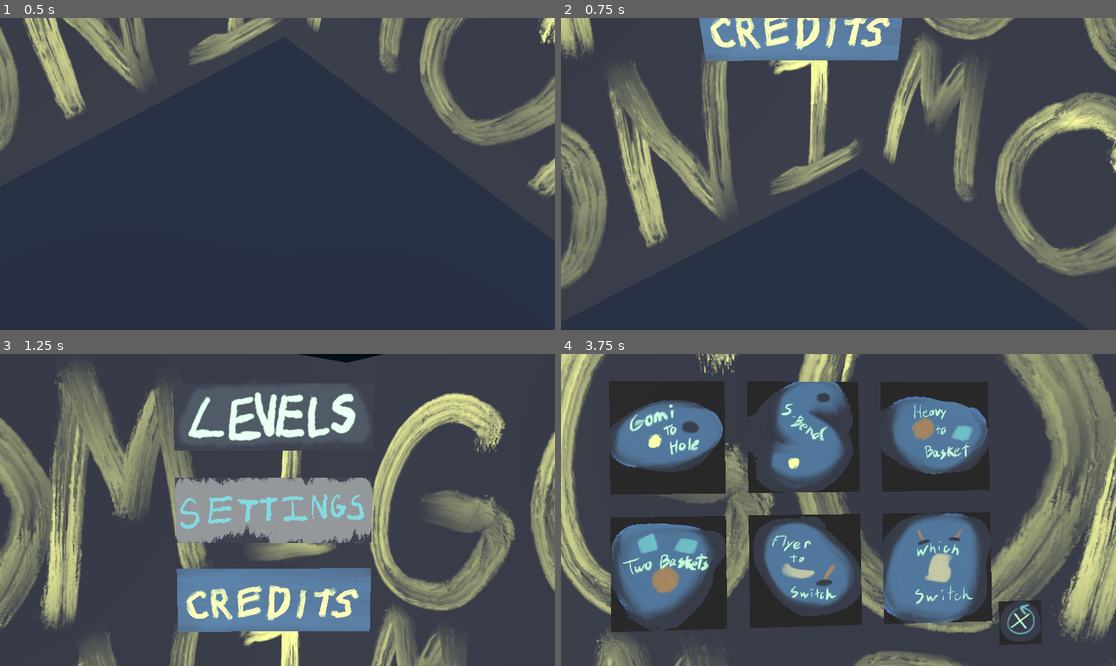
Above: before the commit, frames 1-4 (two rows, left to right).
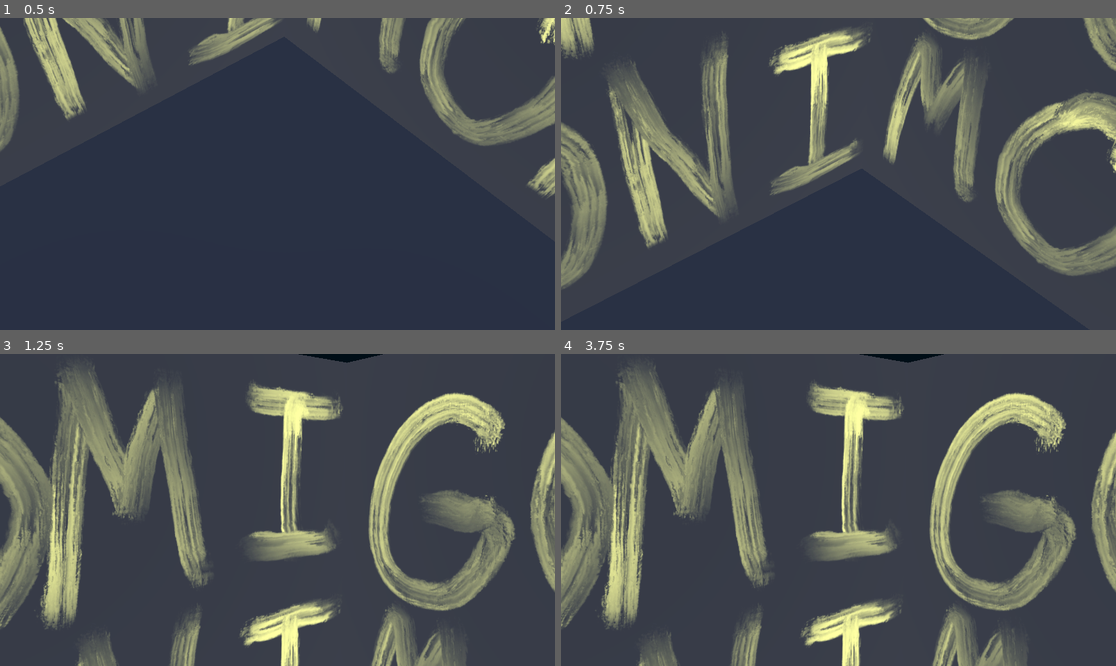
Above: after the commit, the same moments.

Repository: Wake1st/GomiMoni
Game: Godot game, scene res://base/main.tscn
Two runs of this game, one before a commit and one after it. Both use one fixed random seed, a clock stepped at 60 frames per second and the inputs below.
Inputs (mouse positions are in pixels of both pictures, inside the frame that each line leads up to):
- Up to frame 1 (0.5 s): no input
- Up to frame 2 (0.75 s): tap Enter (ui_accept) at 0.5 s; move the mouse to (960, 158) at 0.52 s; hold Right (ui_right) from 0.53 s (still down); hold Enter (ui_accept) from 0.53 s (still down); click (960, 158) at 0.67 s
- Up to frame 3 (1.25 s): keep holding Right (ui_right); keep holding Enter (ui_accept)
- Up to frame 4 (3.75 s): move the mouse to (727, 525) at 1.27 s; release Right (ui_right) at 1.28 s; release Enter (ui_accept) at 1.28 s; hold Down (ui_down) 1.28-2.03 s; tap X (swap_character_next) at 1.35 s; click (727, 525) at 1.42 s; tap Enter (ui_accept) at 1.52, 1.55, 1.82, 2, 3.02, 3.05, 3.32 s; move the mouse to (894, 441) at 2.02 s; hold Right (ui_right) 2.03-2.78 s; hold Enter (ui_accept) 2.03-2.78 s; tap Z (swap_character_prev) at 2.1 s; click (894, 441) at 2.17 s; move the mouse to (810, 572) at 2.77 s; hold Up (ui_up) 2.78-3.53 s; tap R at 2.85 s; click (810, 572) at 2.92 s; move the mouse to (1005, 556) at 3.52 s; hold Left (ui_left) from 3.53 s (still down); hold 1 from 3.53 s (still down); click (1005, 556) at 3.67 s

Frame 1 is identical in both runs. In frame 2, 4.9% of the frame differs, in the area x 24-62%, y 0-14%; in frame 3, 20%; in frame 4, 67%, in the area x 0-100%, y 0-100%.
Error before the commit: Parse Error: Preload file "res://ui/components/slider_3d.gdshader" does not exist. (res://ui/components/slider_3d/slider_3d.gd:13)
Error after the commit: Invalid access to property or key 'mouse_entered' on a base object of type 'null instance'. (res://ui/components/button_3d/button_3d.gd:48)

Commit message:
implemented button3d and added testing

Diff:
--- /dev/null
+++ b/testing/ui/test_button_3d.tscn
@@ -0,0 +1,32 @@
+[gd_scene load_steps=5 format=3 uid="uid://xho4is50ay4u"]
+
+[ext_resource type="PackedScene" uid="uid://dvujojtkpsavj" path="res://ui/components/button_3d/button_3d.tscn" id="1_d4ion"]
+[ext_resource type="Texture2D" uid="uid://bwuujdai1wi4m" path="res://assets/images/icon.svg" id="2_bddlx"]
+
+[sub_resource type="QuadMesh" id="QuadMesh_bddlx"]
+size = Vector2(2, 1)
+
+[sub_resource type="Environment" id="Environment_bddlx"]
+ambient_light_source = 2
+ambient_light_color = Color(0.243137, 0.556863, 0.572549, 1)
+ambient_light_energy = 1.32
+
+[node name="TestButton3D" type="Node3D"]
+
+[node name="Button3D" parent="." instance=ExtResource("1_d4ion")]
+mesh = SubResource("QuadMesh_bddlx")
+image = ExtResource("2_bddlx")
+onFocusDepthChange = 0.1
+gainedFocusAnimationDuration = 0.1
+lostFocusAnimationDuration = 0.12
+onSelectDepthChange = -0.15
+onSelectDownAnimationDuration = 0.04
+onSelectUpAnimationDuration = 0.06
+
+[node name="WorldEnvironment" type="WorldEnvironment" parent="."]
+environment = SubResource("Environment_bddlx")
+
+[node name="Camera3D" type="Camera3D" parent="."]
+transform = Transform3D(1, 0, 0, 0, 1, 0, 0, 0, 1, 0, 0, 2.56565)
+fov = 40.0
+size = 2.25709
--- a/ui/components/button_3d/button_3d.gd
+++ b/ui/components/button_3d/button_3d.gd
@@ -1,9 +1,14 @@
 class_name Button3D
-extends StaticBody3D
+extends MeshInstance3D
 
 
+enum ANIMATION {
+	FOCUS_GAIN,
+	FOCUS_LOST,
+	SELECT
+}
+
 @export_category("Appearance")
-@export var mesh: MeshInstance3D
 @export var image: Texture2D
 
 @export_category("Animations")
@@ -19,10 +24,9 @@
 @export_category("Button")
 @export var enabled: bool = true
 
-@onready var mesh_instance_3d = $MeshInstance3D
-
 var hasFocus: bool = false
 var isEnabled: bool = true
+var isSelecting: bool = false
 
 var basePosition: Vector3
 var focusPosition: Vector3
@@ -31,13 +35,18 @@
 
 
 func _ready() -> void:
-	# pass the mesh through
-	mesh_instance_3d.mesh = mesh
+	# create collision shape
+	create_trimesh_collision()
 
 	# set the level image
 	var material: StandardMaterial3D = StandardMaterial3D.new()
 	material.albedo_texture = image
-	mesh.set_surface_override_material(0, material)
+	set_surface_override_material(0, material)
+
+	# connect the collisions
+	var staticBody: StaticBody3D = get_child(0)
+	staticBody.mouse_entered.connect(_on_mouse_entered)
+	staticBody.mouse_exited.connect(_on_mouse_exited)
 
 	# set animation values
 	basePosition = position
@@ -54,35 +63,62 @@
 	position = basePosition
 
 
-func select_override() -> void:
-	print("button is selected")
+func select() -> void:
+	send_select_signal()
+	animate_button(ANIMATION.SELECT, true)
+
+
+func send_select_signal() -> void:
+	print("WARNING: non-implemented function 'send_select_signal' in class 'Button3D'")
+
+
+func animate_button(animation: ANIMATION, doesBounceBack: bool = false) -> void:
+	match animation:
+		ANIMATION.FOCUS_GAIN:
+			# animate toward camera
+			tween = create_tween()
+			tween.tween_property(self, "position", focusPosition, gainedFocusAnimationDuration)
+			tween.set_ease(Tween.EASE_OUT)
+		ANIMATION.FOCUS_LOST:
+			# animate away from camera
+			tween = create_tween()
+			tween.tween_property(self, "position", basePosition, lostFocusAnimationDuration)
+			tween.set_ease(Tween.EASE_OUT)
+		ANIMATION.SELECT:
+			# animate away, then maybe toward the camera
+			tween = create_tween()
+			tween.tween_property(self, "position", selectedPosition, onSelectDownAnimationDuration)
+			if doesBounceBack:
+				tween.tween_property(self, "position", focusPosition, onSelectUpAnimationDuration)
+
+			# ensure animation finished even if focus lost
+			isSelecting = true
+			tween.tween_callback(_handle_selection_animation_finished)
 
 
 func _input(event) -> void:
-	if event.is_action_pressed("ui_accept") && hasFocus:
-		select_override()
-
-		# animate selection
-		tween = create_tween()
-		tween.tween_property(self, "position", selectedPosition, onSelectDownAnimationDuration)
-		tween.tween_property(self, "position", focusPosition, onSelectDownAnimationDuration)
-
+	if isEnabled && hasFocus && event.is_action_pressed("ui_accept"):
+		select()
 
 func _on_mouse_entered():
 	if isEnabled:
 		hasFocus = true
-
-		# animate toward camera
-		tween = create_tween()
-		tween.tween_property(self, "position", focusPosition, gainedFocusAnimationDuration)
-		tween.set_ease(Tween.EASE_OUT)
+		animate_button(ANIMATION.FOCUS_GAIN)
 
 
 func _on_mouse_exited():
 	if isEnabled:
 		hasFocus = false
 
-		# animate away from camera
-		tween = create_tween()
-		tween.tween_property(self, "position", basePosition, lostFocusAnimationDuration)
-		tween.set_ease(Tween.EASE_OUT)
+		# only animate if selection is finished
+		if !isSelecting:
+			animate_button(ANIMATION.FOCUS_LOST)
+
+
+func _handle_selection_animation_finished() -> void:
+	# no longer need to flag
+	isSelecting = false
+
+	# ensure we return to normal
+	if !hasFocus:
+		animate_button(ANIMATION.FOCUS_LOST)
--- a/ui/components/button_3d/button_3d.tscn
+++ b/ui/components/button_3d/button_3d.tscn
@@ -1,17 +1,6 @@
-[gd_scene load_steps=4 format=3 uid="uid://dvujojtkpsavj"]
+[gd_scene load_steps=2 format=3 uid="uid://dvujojtkpsavj"]
 
 [ext_resource type="Script" uid="uid://bb6dcv31nyffy" path="res://ui/components/button_3d/button_3d.gd" id="1_eheds"]
 
-[sub_resource type="QuadMesh" id="QuadMesh_p4kov"]
-
-[sub_resource type="ConcavePolygonShape3D" id="ConcavePolygonShape3D_eheds"]
-data = PackedVector3Array(0.5, -0.5, 0, -0.5, -0.5, 0, 0.5, 0.5, 0, -0.5, -0.5, 0, -0.5, 0.5, 0, 0.5, 0.5, 0)
-
-[node name="Button3D" type="StaticBody3D"]
+[node name="Button3D" type="MeshInstance3D"]
 script = ExtResource("1_eheds")
-
-[node name="MeshInstance3D" type="MeshInstance3D" parent="."]
-mesh = SubResource("QuadMesh_p4kov")
-
-[node name="CollisionShape3D" type="CollisionShape3D" parent="."]
-shape = SubResource("ConcavePolygonShape3D_eheds")
--- a/ui/components/slider_3d/slider_3d.gd
+++ b/ui/components/slider_3d/slider_3d.gd
@@ -10,7 +10,7 @@
 
 @export_range(0,1) var initialValue = 0.5
 
-@onready var shader: Shader = preload("res://ui/components/slider_3d.gdshader")
+@onready var shader: Shader = preload("res://ui/components/slider_3d/slider_3d.gdshader")
 @onready var progressMesh: MeshInstance3D = $ProgressMesh
 @onready var knob: StaticBody3D = $SliderKnob3D
 
--- a/ui/level menu/pause selection/pause_option.gd
+++ b/ui/level menu/pause selection/pause_option.gd
@@ -1,5 +1,5 @@
 class_name PauseOption
-extends StaticBody3D
+extends Button3D
 
 
 enum OPTIONS {
@@ -10,58 +10,8 @@
 
 signal selected(option: OPTIONS)
 
-const HOVER_SHIFT: float = 0.6
-const HOVER_DURATION: float = 0.12
-
 @export var option: OPTIONS
-@export var image: Texture2D
-
-@onready var mesh = $Mesh
-
-var hasFocus: bool = false
-var basePosition: Vector3
-var hoverPosition: Vector3
-var tween: Tween
 
 
-func _ready() -> void:
-	# set the level image
-	var material: StandardMaterial3D = StandardMaterial3D.new()
-	material.albedo_texture = image
-	mesh.set_surface_override_material(0, material)
-
-	# set animation values
-	basePosition = position
-	hoverPosition = position + basis.z * HOVER_SHIFT
-
-
-func setup(camera_position: Vector3) -> void:
-	look_at(camera_position)
-
-
-func _input(event) -> void:
-	if event.is_action_pressed("ui_accept") && hasFocus:
-		emit_signal("selected", option)
-
-		# animate selection
-		tween = create_tween()
-		tween.tween_property(self, "position", basePosition, HOVER_DURATION)
-		tween.tween_property(self, "position", hoverPosition, HOVER_DURATION)
-
-
-func _on_mouse_entered():
-	hasFocus = true
-
-	# animate toward camera
-	tween = create_tween()
-	tween.tween_property(self, "position", hoverPosition, HOVER_DURATION)
-	tween.set_ease(Tween.EASE_OUT)
-
-
-func _on_mouse_exited():
-	hasFocus = false
-
-	# animate away from camera
-	tween = create_tween()
-	tween.tween_property(self, "position", basePosition, HOVER_DURATION)
-	tween.set_ease(Tween.EASE_OUT)
+func send_select_signal() -> void:
+	emit_signal("selected", option)
--- a/ui/level menu/pause selection/pause_option.tscn
+++ b/ui/level menu/pause selection/pause_option.tscn
@@ -1,22 +1,7 @@
-[gd_scene load_steps=4 format=3 uid="uid://bv4wm7c4ycjm2"]
+[gd_scene load_steps=2 format=3 uid="uid://bv4wm7c4ycjm2"]
 
 [ext_resource type="Script" uid="uid://d3b6cn3emrqoq" path="res://ui/level menu/pause selection/pause_option.gd" id="1_wv1a8"]
 
-[sub_resource type="PlaneMesh" id="PlaneMesh_7xaef"]
-size = Vector2(3, 1)
-orientation = 2
-
-[sub_resource type="ConcavePolygonShape3D" id="ConcavePolygonShape3D_7xaef"]
-data = PackedVector3Array(1.5, -0.5, 0, -1.5, -0.5, 0, 1.5, 0.5, 0, -1.5, -0.5, 0, -1.5, 0.5, 0, 1.5, 0.5, 0)
-
-[node name="PauseOption" type="StaticBody3D"]
+[node name="PauseOption" type="MeshInstance3D"]
 script = ExtResource("1_wv1a8")
-
-[node name="Mesh" type="MeshInstance3D" parent="."]
-mesh = SubResource("PlaneMesh_7xaef")
-
-[node name="CollisionShape3D" type="CollisionShape3D" parent="."]
-shape = SubResource("ConcavePolygonShape3D_7xaef")
-
-[connection signal="mouse_entered" from="." to="." method="_on_mouse_entered"]
-[connection signal="mouse_exited" from="." to="." method="_on_mouse_exited"]
+metadata/_custom_type_script = "uid://bb6dcv31nyffy"
--- a/ui/level menu/pause selection/pause_selector.tscn
+++ b/ui/level menu/pause selection/pause_selector.tscn
@@ -6,18 +6,48 @@
 [ext_resource type="Texture2D" uid="uid://cphxdldsmwaxy" path="res://assets/images/pause icons/Reset.png" id="4_kh4pm"]
 [ext_resource type="Texture2D" uid="uid://bnshsqij7rqfb" path="res://assets/images/pause icons/Leave.png" id="5_ugapf"]
 
+[sub_resource type="QuadMesh" id="QuadMesh_5l045"]
+size = Vector2(3, 1)
+
+[sub_resource type="QuadMesh" id="QuadMesh_j86rv"]
+size = Vector2(3, 1)
+
+[sub_resource type="QuadMesh" id="QuadMesh_3giyc"]
+size = Vector2(3, 1)
+
 [node name="PauseSelector" type="Node3D"]
 script = ExtResource("1_vxhcq")
 
 [node name="ReturnOption" parent="." instance=ExtResource("2_ff2pr")]
 transform = Transform3D(1, 0, 0, 0, 1, 0, 0, 0, 1, 0, 1.2, 0)
+mesh = SubResource("QuadMesh_5l045")
 image = ExtResource("3_2x342")
+onFocusDepthChange = 0.2
+gainedFocusAnimationDuration = 0.2
+lostFocusAnimationDuration = 0.3
+onSelectDepthChange = -0.3
+onSelectDownAnimationDuration = 0.4
+onSelectUpAnimationDuration = 0.6
 
 [node name="ResetOption" parent="." instance=ExtResource("2_ff2pr")]
+mesh = SubResource("QuadMesh_j86rv")
 option = 1
 image = ExtResource("4_kh4pm")
+onFocusDepthChange = 0.2
+gainedFocusAnimationDuration = 0.3
+lostFocusAnimationDuration = 0.3
+onSelectDepthChange = -0.3
+onSelectDownAnimationDuration = 0.4
+onSelectUpAnimationDuration = 0.6
 
 [node name="LeaveOption" parent="." instance=ExtResource("2_ff2pr")]
 transform = Transform3D(1, 0, 0, 0, 1, 0, 0, 0, 1, 0, -1.2, 0)
+mesh = SubResource("QuadMesh_3giyc")
 option = 2
 image = ExtResource("5_ugapf")
+onFocusDepthChange = 0.2
+gainedFocusAnimationDuration = 0.2
+lostFocusAnimationDuration = 0.3
+onSelectDepthChange = -0.3
+onSelectDownAnimationDuration = 0.4
+onSelectUpAnimationDuration = 0.6
--- a/ui/main menu/cancel_option.gd
+++ b/ui/main menu/cancel_option.gd
@@ -1,52 +1,9 @@
 class_name CancelOption
-extends StaticBody3D
+extends Button3D
 
 
 signal selected
 
-const HOVER_SHIFT: float = 0.2
-const ANIMATION_DURATION: float = 0.1
 
-var hasFocus: bool = false
-var basePosition: Vector3
-var hoverPosition: Vector3
-var tween: Tween
-
-
-func _ready() -> void:
-	# set animation values
-	basePosition = position
-	hoverPosition = position + basis.z * HOVER_SHIFT
-
-
-func setup(camera_position: Vector3) -> void:
-	# ensures user can see the button
-	look_at(camera_position)
-
-
-func _input(event) -> void:
-	if event.is_action_pressed("ui_accept") && hasFocus:
-		emit_signal("selected")
-
-		# animate selection
-		tween = create_tween()
-		tween.tween_property(self, "position", basePosition, ANIMATION_DURATION)
-		tween.tween_property(self, "position", hoverPosition, ANIMATION_DURATION)
-
-
-func _on_mouse_entered():
-	hasFocus = true
-
-	# animate toward camera
-	tween = create_tween()
-	tween.tween_property(self, "position", hoverPosition, ANIMATION_DURATION)
-	tween.set_ease(Tween.EASE_OUT)
-
-
-func _on_mouse_exited():
-	hasFocus = false
-
-	# animate away from camera
-	tween = create_tween()
-	tween.tween_property(self, "position", basePosition, ANIMATION_DURATION)
-	tween.set_ease(Tween.EASE_OUT)
+func send_selection_signal() -> void:
+	emit_signal("selected")
--- a/ui/main menu/cancel_option.tscn
+++ b/ui/main menu/cancel_option.tscn
@@ -1,25 +1,19 @@
-[gd_scene load_steps=6 format=3 uid="uid://ej1hoit338ih"]
+[gd_scene load_steps=4 format=3 uid="uid://ej1hoit338ih"]
 
 [ext_resource type="Script" uid="uid://ccqotnwmjukmb" path="res://ui/main menu/cancel_option.gd" id="1_q77hc"]
 [ext_resource type="Texture2D" uid="uid://dkiqnivdwia6d" path="res://assets/images/menu icons/Cancel.png" id="2_8q2i3"]
 
-[sub_resource type="StandardMaterial3D" id="StandardMaterial3D_f40a2"]
-albedo_texture = ExtResource("2_8q2i3")
+[sub_resource type="QuadMesh" id="QuadMesh_o3wl6"]
+size = Vector2(0.4, 0.4)
 
-[sub_resource type="QuadMesh" id="QuadMesh_stp4g"]
-material = SubResource("StandardMaterial3D_f40a2")
-
-[sub_resource type="ConcavePolygonShape3D" id="ConcavePolygonShape3D_gfipp"]
-data = PackedVector3Array(0.5, -0.5, 0, -0.5, -0.5, 0, 0.5, 0.5, 0, -0.5, -0.5, 0, -0.5, 0.5, 0, 0.5, 0.5, 0)
-
-[node name="CancelOption" type="StaticBody3D"]
+[node name="CancelOption" type="MeshInstance3D"]
+mesh = SubResource("QuadMesh_o3wl6")
 script = ExtResource("1_q77hc")
-
-[node name="MeshInstance3D" type="MeshInstance3D" parent="."]
-mesh = SubResource("QuadMesh_stp4g")
-
-[node name="CollisionShape3D" type="CollisionShape3D" parent="."]
-shape = SubResource("ConcavePolygonShape3D_gfipp")
-
-[connection signal="mouse_entered" from="." to="." method="_on_mouse_entered"]
-[connection signal="mouse_exited" from="." to="." method="_on_mouse_exited"]
+image = ExtResource("2_8q2i3")
+onFocusDepthChange = 0.1
+gainedFocusAnimationDuration = 0.1
+lostFocusAnimationDuration = 0.1
+onSelectDepthChange = -0.1
+onSelectDownAnimationDuration = 0.1
+onSelectUpAnimationDuration = 0.1
+metadata/_custom_type_script = "uid://bb6dcv31nyffy"
--- a/ui/main menu/level selection/level_option.gd
+++ b/ui/main menu/level selection/level_option.gd
@@ -1,72 +1,15 @@
 class_name LevelOption
-extends StaticBody3D
+extends Button3D
 
 
 signal selected(number: int)
 
-const HOVER_SHIFT: float = 0.4
-const HOVER_DURATION: float = 0.1
-const MASK_COLOR: Color = Color("#3054729c")
-
 @export_range(0, 5) var number: int = 0
-@export var image: Texture2D
-
-@onready var mesh: MeshInstance3D = $Mesh
-
-var isEnabled: bool = false
-
-var hasFocus: bool = false
-var basePosition: Vector3
-var hoverPosition: Vector3
-var tween: Tween
 
 
-func _ready() -> void:
-	# set the level image
-	var material: StandardMaterial3D = StandardMaterial3D.new()
-	material.albedo_texture = image
-	mesh.set_surface_override_material(0, material)
-
-	# set animation values
-	basePosition = position
-	hoverPosition = position + basis.z * HOVER_SHIFT
-
-
-func setup(camera_position: Vector3) -> void:
-	look_at(camera_position)
+func send_select_signal() -> void:
+	emit_signal("selected", number)
 
 
 func enable(value: bool) -> void:
 	isEnabled = value
-
-
-func _input(event) -> void:
-	if isEnabled && event.is_action_pressed("ui_accept") && hasFocus:
-		emit_signal("selected", number)
-
-		# animate selection
-		tween = create_tween()
-		tween.tween_property(self, "position", basePosition, HOVER_DURATION)
-		tween.tween_property(self, "position", hoverPosition, HOVER_DURATION)
-
-
-func _on_mouse_entered():
-	# ensure level is clickable
-	if isEnabled:
-		hasFocus = true
-
-		# animate toward camera
-		tween = create_tween()
-		tween.tween_property(self, "position", hoverPosition, HOVER_DURATION)
-		tween.set_ease(Tween.EASE_OUT)
-
-
-func _on_mouse_exited():
-	# ensure level is clickable
-	if isEnabled:
-		hasFocus = false
-
-		# animate away from camera
-		tween = create_tween()
-		tween.tween_property(self, "position", basePosition, HOVER_DURATION)
-		tween.set_ease(Tween.EASE_OUT)
--- a/ui/main menu/level selection/level_option.tscn
+++ b/ui/main menu/level selection/level_option.tscn
@@ -1,20 +1,7 @@
-[gd_scene load_steps=4 format=3 uid="uid://uf1d7buxy3qx"]
+[gd_scene load_steps=2 format=3 uid="uid://uf1d7buxy3qx"]
 
 [ext_resource type="Script" uid="uid://cnty2bra6h8h6" path="res://ui/main menu/level selection/level_option.gd" id="1_8xwg7"]
 
-[sub_resource type="QuadMesh" id="QuadMesh_7hcnf"]
-
-[sub_resource type="ConcavePolygonShape3D" id="ConcavePolygonShape3D_q1tkq"]
-data = PackedVector3Array(0.5, -0.5, 0, -0.5, -0.5, 0, 0.5, 0.5, 0, -0.5, -0.5, 0, -0.5, 0.5, 0, 0.5, 0.5, 0)
-
-[node name="LevelOption" type="StaticBody3D"]
+[node name="LevelOption" type="MeshInstance3D"]
 script = ExtResource("1_8xwg7")
-
-[node name="Mesh" type="MeshInstance3D" parent="."]
-mesh = SubResource("QuadMesh_7hcnf")
-
-[node name="CollisionShape3D2" type="CollisionShape3D" parent="."]
-shape = SubResource("ConcavePolygonShape3D_q1tkq")
-
-[connection signal="mouse_entered" from="." to="." method="_on_mouse_entered"]
-[connection signal="mouse_exited" from="." to="." method="_on_mouse_exited"]
+metadata/_custom_type_script = "uid://bb6dcv31nyffy"
--- a/ui/main menu/level selection/level_selector.tscn
+++ b/ui/main menu/level selection/level_selector.tscn
@@ -10,6 +10,20 @@
 [ext_resource type="Texture2D" uid="uid://cj6r27rrdnblh" path="res://assets/images/level icons/Which_Switch.png" id="7_0i8kk"]
 [ext_resource type="PackedScene" uid="uid://ej1hoit338ih" path="res://ui/main menu/cancel_option.tscn" id="9_hcqhj"]
 
+[sub_resource type="QuadMesh" id="QuadMesh_qh7wr"]
+
+[sub_resource type="QuadMesh" id="QuadMesh_gbjde"]
+
+[sub_resource type="QuadMesh" id="QuadMesh_kgyth"]
+
+[sub_resource type="QuadMesh" id="QuadMesh_hlacs"]
+
+[sub_resource type="QuadMesh" id="QuadMesh_akwvd"]
+
+[sub_resource type="QuadMesh" id="QuadMesh_dtaam"]
+
+[sub_resource type="QuadMesh" id="QuadMesh_jcnav"]
+
 [node name="LevelSelector" type="Node3D"]
 script = ExtResource("1_2wc8b")
 
@@ -17,32 +31,85 @@
 
 [node name="LevelOption0" parent="Options" instance=ExtResource("1_s73au")]
 transform = Transform3D(1, 0, 0, 0, 1, 0, 0, 0, 1, -1.2, 0.6, 0)
+mesh = SubResource("QuadMesh_qh7wr")
 image = ExtResource("2_haerq")
+onFocusDepthChange = 0.2
+gainedFocusAnimationDuration = 0.2
+lostFocusAnimationDuration = 0.3
+onSelectDepthChange = -0.3
+onSelectDownAnimationDuration = 0.4
+onSelectUpAnimationDuration = 0.6
 
 [node name="LevelOption1" parent="Options" instance=ExtResource("1_s73au")]
 transform = Transform3D(1, 0, 0, 0, 1, 0, 0, 0, 1, 0, 0.6, 0)
+mesh = SubResource("QuadMesh_gbjde")
 number = 1
 image = ExtResource("3_2wc8b")
+onFocusDepthChange = 0.2
+gainedFocusAnimationDuration = 0.2
+lostFocusAnimationDuration = 0.3
+onSelectDepthChange = -0.3
+onSelectDownAnimationDuration = 0.4
+onSelectUpAnimationDuration = 0.6
+enabled = false
 
 [node name="LevelOption2" parent="Options" instance=ExtResource("1_s73au")]
 transform = Transform3D(1, 0, 0, 0, 1, 0, 0, 0, 1, 1.2, 0.6, 0)
+mesh = SubResource("QuadMesh_kgyth")
 number = 2
 image = ExtResource("4_hcqhj")
+onFocusDepthChange = 0.2
+gainedFocusAnimationDuration = 0.2
+lostFocusAnimationDuration = 0.3
+onSelectDepthChange = -0.3
+onSelectDownAnimationDuration = 0.4
+onSelectUpAnimationDuration = 0.6
+enabled = false
 
 [node name="LevelOption3" parent="Options" instance=ExtResource("1_s73au")]
 transform = Transform3D(1, 0, 0, 0, 1, 0, 0, 0, 1, -1.2, -0.6, 0)
+mesh = SubResource("QuadMesh_hlacs")
 number = 3
 image = ExtResource("5_stmv7")
+onFocusDepthChange = 0.2
+gainedFocusAnimationDuration = 0.2
+lostFocusAnimationDuration = 0.3
+onSelectDepthChange = -0.3
+onSelectDownAnimationDuration = 0.4
+onSelectUpAnimationDuration = 0.6
+enabled = false
 
 [node name="LevelOption4" parent="Options" instance=ExtResource("1_s73au")]
 transform = Transform3D(1, 0, 0, 0, 1, 0, 0, 0, 1, 0, -0.6, 0)
+mesh = SubResource("QuadMesh_akwvd")
 number = 4
 image = ExtResource("6_iwjpe")
+onFocusDepthChange = 0.2
+gainedFocusAnimationDuration = 0.2
+lostFocusAnimationDuration = 0.3
+onSelectDepthChange = -0.3
+onSelectDownAnimationDuration = 0.4
+onSelectUpAnimationDuration = 0.6
+enabled = false
 
 [node name="LevelOption5" parent="Options" instance=ExtResource("1_s73au")]
 transform = Transform3D(1, 0, 0, 0, 1, 0, 0, 0, 1, 1.2, -0.6, 0)
+mesh = SubResource("QuadMesh_dtaam")
 number = 5
 image = ExtResource("7_0i8kk")
+onFocusDepthChange = 0.2
+gainedFocusAnimationDuration = 0.2
+lostFocusAnimationDuration = 0.3
+onSelectDepthChange = -0.3
+onSelectDownAnimationDuration = 0.4
+onSelectUpAnimationDuration = 0.6
+enabled = false
 
 [node name="CancelOption" parent="." instance=ExtResource("9_hcqhj")]
 transform = Transform3D(0.4, 0, 0, 0, 0.4, 0, 0, 0, 0.4, 1.96463, -1.12112, 0)
+mesh = SubResource("QuadMesh_jcnav")
+gainedFocusAnimationDuration = 0.2
+lostFocusAnimationDuration = 0.2
+onSelectDepthChange = 0.2
+onSelectDownAnimationDuration = 0.2
+onSelectUpAnimationDuration = 0.3
--- a/ui/main menu/main selection/main_option.gd
+++ b/ui/main menu/main selection/main_option.gd
@@ -1,5 +1,5 @@
 class_name MainOption
-extends StaticBody3D
+extends Button3D
 
 
 enum OPTIONS {
@@ -10,58 +10,7 @@
 
 signal selected(option: OPTIONS)
 
-const HOVER_SHIFT: float = 0.6
-const HOVER_DURATION: float = 0.12
+@export var option: OPTIONS
 
-@export var option: OPTIONS
-@export var image: Texture2D
-
-@onready var mesh = $Mesh
-
-var hasFocus: bool = false
-var basePosition: Vector3
-var hoverPosition: Vector3
-var tween: Tween
-
-
-func _ready() -> void:
-	# set the level image
-	var material: StandardMaterial3D = StandardMaterial3D.new()
-	material.albedo_texture = image
-	mesh.set_surface_override_material(0, material)
-
-	# set animation values
-	basePosition = position
-	hoverPosition = position + basis.z * HOVER_SHIFT
-
-
-func setup(camera_position: Vector3) -> void:
-	look_at(camera_position)
-
-
-func _input(event) -> void:
-	if event.is_action_pressed("ui_accept") && hasFocus:
-		emit_signal("selected", option)
-
-		# animate selection
-		tween = create_tween()
-		tween.tween_property(self, "position", basePosition, HOVER_DURATION)
-		tween.tween_property(self, "position", hoverPosition, HOVER_DURATION)
-
-
-func _on_mouse_entered():
-	hasFocus = true
-
-	# animate toward camera
-	tween = create_tween()
-	tween.tween_property(self, "position", hoverPosition, HOVER_DURATION)
-	tween.set_ease(Tween.EASE_OUT)
-
-
-func _on_mouse_exited():
-	hasFocus = false
-
-	# animate away from camera
-	tween = create_tween()
-	tween.tween_property(self, "position", basePosition, HOVER_DURATION)
-	tween.set_ease(Tween.EASE_OUT)
+func send_select_signal() -> void:
+	emit_signal("selected", option)
--- a/ui/main menu/main selection/main_option.tscn
+++ b/ui/main menu/main selection/main_option.tscn
@@ -1,21 +1,7 @@
-[gd_scene load_steps=4 format=3 uid="uid://qbltk6w84prr"]
+[gd_scene load_steps=2 format=3 uid="uid://qbltk6w84prr"]
 
 [ext_resource type="Script" uid="uid://4f6n6utwcue3" path="res://ui/main menu/main selection/main_option.gd" id="1_em5am"]
 
-[sub_resource type="QuadMesh" id="QuadMesh_mughp"]
-size = Vector2(3, 1)
-
-[sub_resource type="ConcavePolygonShape3D" id="ConcavePolygonShape3D_em5am"]
-data = PackedVector3Array(1.5, -0.5, 0, -1.5, -0.5, 0, 1.5, 0.5, 0, -1.5, -0.5, 0, -1.5, 0.5, 0, 1.5, 0.5, 0)
-
-[node name="MainOption" type="StaticBody3D"]
+[node name="MainOption" type="MeshInstance3D"]
 script = ExtResource("1_em5am")
-
-[node name="Mesh" type="MeshInstance3D" parent="."]
-mesh = SubResource("QuadMesh_mughp")
-
-[node name="CollisionShape3D" type="CollisionShape3D" parent="."]
-shape = SubResource("ConcavePolygonShape3D_em5am")
-
-[connection signal="mouse_entered" from="." to="." method="_on_mouse_entered"]
-[connection signal="mouse_exited" from="." to="." method="_on_mouse_exited"]
+metadata/_custom_type_script = "uid://bb6dcv31nyffy"
--- a/ui/main menu/main selection/main_selector.tscn
+++ b/ui/main menu/main selection/main_selector.tscn
@@ -12,12 +12,30 @@
 [node name="LevelsOption" parent="." instance=ExtResource("1_4w2md")]
 transform = Transform3D(1, 0, 0, 0, 1, 0, 0, 0, 1, 0, 1.4, 0)
 image = ExtResource("3_p7wst")
+onFocusDepthChange = 0.1
+gainedFocusAnimationDuration = 0.2
+lostFocusAnimationDuration = 0.2
+onSelectDepthChange = -0.2
+onSelectDownAnimationDuration = 0.2
+onSelectUpAnimationDuration = 0.2
 
 [node name="SettingsOption" parent="." instance=ExtResource("1_4w2md")]
 option = 1
 image = ExtResource("4_rm0ac")
+onFocusDepthChange = 0.1
+gainedFocusAnimationDuration = 0.2
+lostFocusAnimationDuration = 0.2
+onSelectDepthChange = -0.2
+onSelectDownAnimationDuration = 0.2
+onSelectUpAnimationDuration = 0.2
 
 [node name="CreditsOption" parent="." instance=ExtResource("1_4w2md")]
 transform = Transform3D(1, 0, 0, 0, 1, 0, 0, 0, 1, 0, -1.4, 0)
 option = 2
 image = ExtResource("5_s6vg7")
+onFocusDepthChange = 0.1
+gainedFocusAnimationDuration = 0.2
+lostFocusAnimationDuration = 0.2
+onSelectDepthChange = -0.2
+onSelectDownAnimationDuration = 0.2
+onSelectUpAnimationDuration = 0.2
Not shown: 1 places in ui/level menu/pause selection/pause_selector.tscn that only renumber resources
Not shown: 1 places in ui/main menu/level selection/level_selector.tscn that only renumber resources
